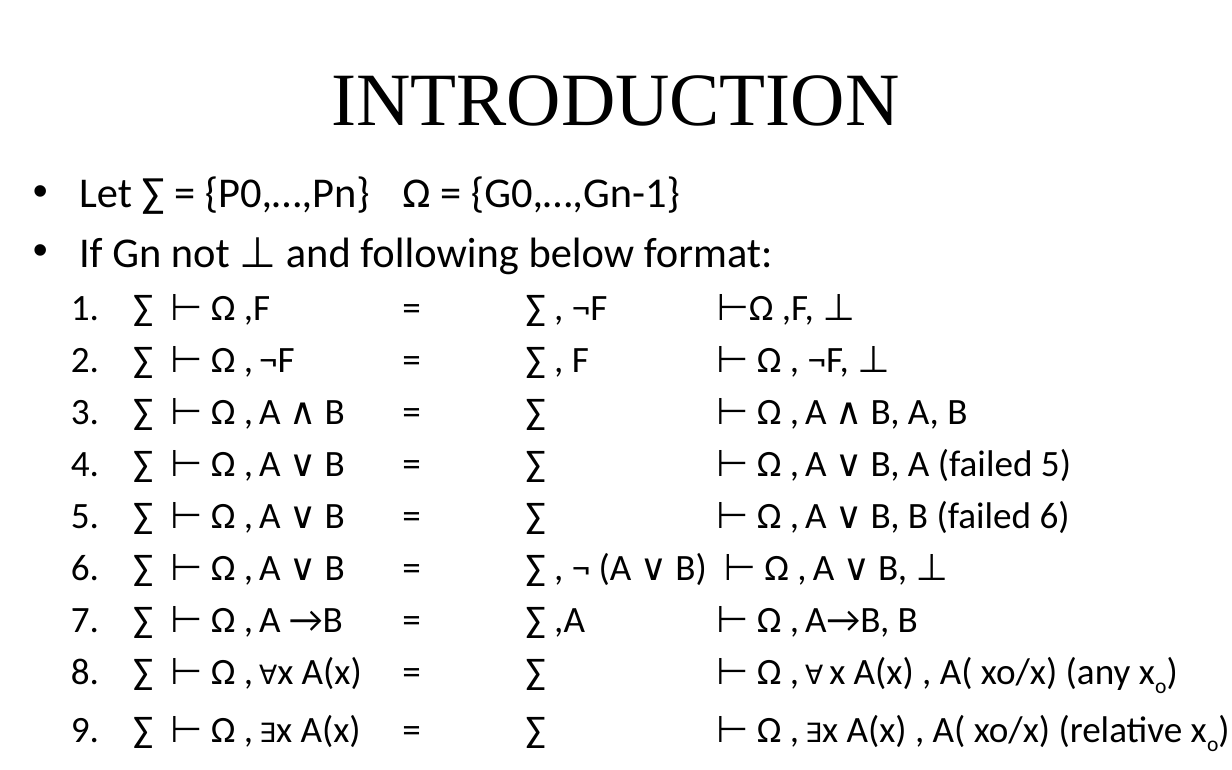
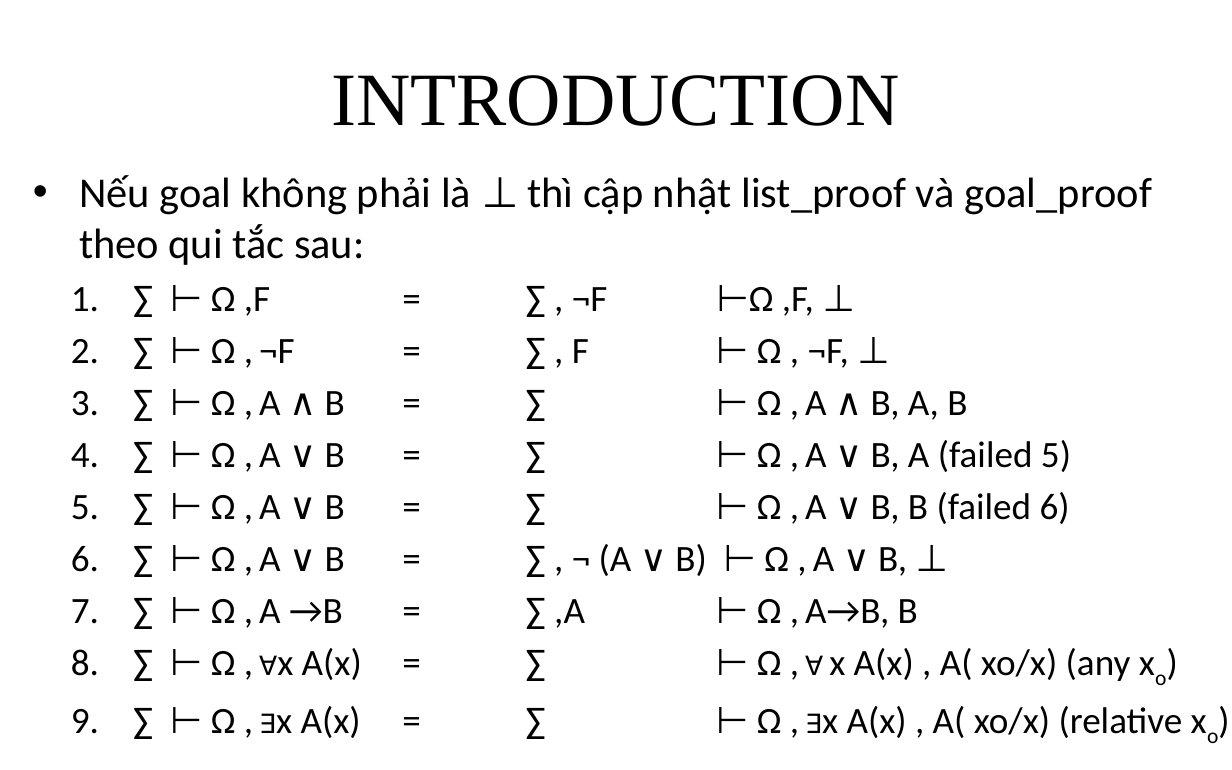
Before and after one commit to giang-rocker/logic, a slide deck: slide 18 of Report/SUY LUẬN TỰ NHIÊN.pptx (slide 21 before the commit). Drawn at 1232x770 pixels with LibreOffice and Linux fonts; fonts in the diff are those of the drawing. Boxes give left, top, right and bottom in pixels: in the first picture for what was removed or moved away, otherwise in the second. Text is boxed around its words. In the diff, an @@ line names an element or a change of style, - is before the commit and + after.

```diff
--- a/Report/SUY LUẬN TỰ NHIÊN.pptx
+++ b/Report/SUY LUẬN TỰ NHIÊN.pptx
@@ text at [79,175,1152,265]: text changed @@
-• Let ∑ = {P0,…,Pn} Ω = {G0,…,Gn-1}
-• If Gn not ⊥ and following below format:
+• Nếu goal không phải là ⊥ thì cập nhật list_proof và goal_proof theo qui tắc sau:
```
Also in this commit, not shown: 8 other slides changed, 5 slides added, 13 slides removed.
